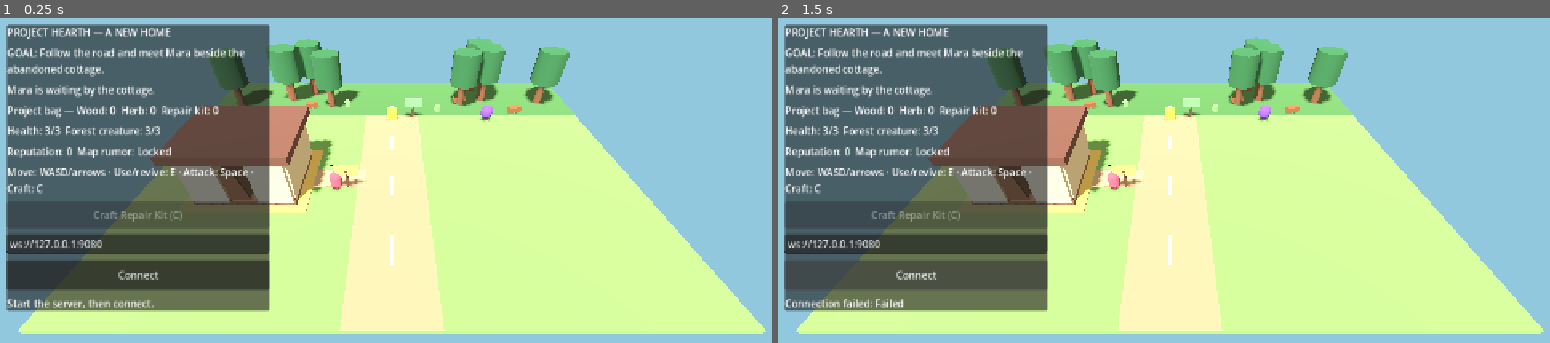
Above: before the commit, frames 1-2 (left to right).
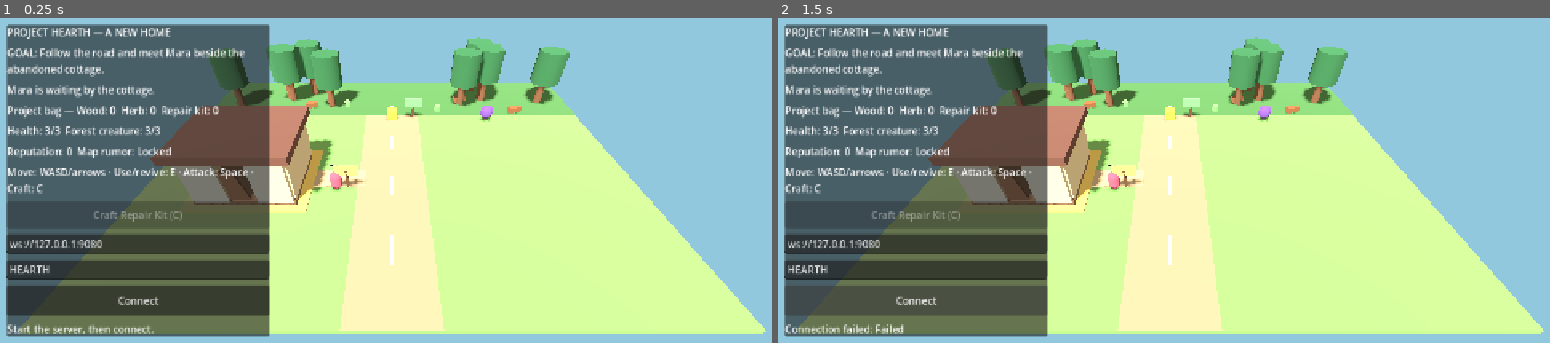
Above: after the commit, the same moments.

Repository: bayajitmohammed/project-hearth
Game: Godot game, scene res://main.tscn
Same seed, same stepped clock (60 frames per second), same inputs: the game is played once before the commit and once after it.
Inputs:
- Up to frame 1 (0.25 s): no input
- Up to frame 2 (1.5 s): tap Enter at 0.5 s; hold D (move_right) 0.53-1.25 s; tap Space (attack) at 0.6 s; tap C (craft) at 0.8 s; click "Connect" at 1.25 s

The runs differ from the first frame. In frame 1, 5.9% of the frame differs, in the area x 0-35%, y 76-99%; in frame 2, 5.8%.

Commit message:
Add room code and four-player gate

Diff:
--- a/scripts/main.gd
+++ b/scripts/main.gd
@@ -2,6 +2,8 @@
 
 const DEFAULT_PORT := 9080
 const SAVE_PATH := "user://slice_zero_world.json"
+const DEFAULT_ROOM_CODE := "HEARTH"
+const MAX_PLAYERS := 4
 const WorldStateModel = preload("res://scripts/world_state.gd")
 const GrayboxWorldBuilder = preload("res://scripts/graybox_world.gd")
 
@@ -14,6 +16,8 @@
 var is_server := false
 var client_connected := false
 var snapshot_accumulator := 0.0
+var save_path := SAVE_PATH
+var server_room_code := DEFAULT_ROOM_CODE
 
 var status_label: Label
 var objective_label: Label
@@ -22,6 +26,7 @@
 var combat_label: Label
 var world_change_label: Label
 var address_input: LineEdit
+var room_code_input: LineEdit
 var connect_button: Button
 var craft_button: Button
 var collectible_mesh: MeshInstance3D
@@ -43,9 +48,12 @@
 	multiplayer.server_disconnected.connect(_on_server_disconnected)
 
 	if "--server" in OS.get_cmdline_user_args():
+		save_path = _read_save_path_argument()
+		server_room_code = _read_room_argument()
 		_start_server(_read_port_argument())
 	else:
 		local_token = _load_or_create_player_token()
+		room_code_input.text = _read_room_argument()
 		var connect_address := _read_connect_argument()
 		if not connect_address.is_empty():
 			address_input.text = connect_address
@@ -95,10 +103,16 @@
 
 
 @rpc("any_peer", "call_remote", "reliable")
-func register_player(player_token: String) -> void:
+func register_player(player_token: String, requested_room_code: String) -> void:
 	if not is_server or player_token.is_empty():
 		return
 	var sender_id := multiplayer.get_remote_sender_id()
+	if requested_room_code.strip_edges().to_upper() != server_room_code:
+		registration_rejected.rpc_id(sender_id, "Room code not found")
+		return
+	if not peer_to_token.has(sender_id) and peer_to_token.size() >= MAX_PLAYERS:
+		registration_rejected.rpc_id(sender_id, "Room is full (maximum %d players)" % MAX_PLAYERS)
+		return
 	peer_to_token[sender_id] = player_token
 	peer_inputs[sender_id] = Vector2.ZERO
 	world_state.register_player(player_token)
@@ -154,6 +168,8 @@
 
 @rpc("authority", "call_remote", "unreliable_ordered", 1)
 func receive_snapshot(snapshot: Dictionary) -> void:
+	if client_connected and status_label.text == "Joining room…":
+		_status("Connected — follow the road toward the lost supplies")
 	var seen_tokens := {}
 	var positions: Dictionary = snapshot.get("positions", {})
 	for token: String in positions:
@@ -195,6 +211,15 @@
 	]
 
 
+@rpc("authority", "call_remote", "reliable")
+func registration_rejected(reason: String) -> void:
+	client_connected = false
+	multiplayer.multiplayer_peer = OfflineMultiplayerPeer.new()
+	connect_button.disabled = false
+	room_code_input.editable = true
+	_status(reason)
+
+
 func _start_server(port: int) -> void:
 	is_server = true
 	_load_world()
@@ -207,6 +232,7 @@
 	_status("Server listening on port %d" % port)
 	connect_button.visible = false
 	address_input.visible = false
+	room_code_input.visible = false
 
 
 func _connect_to_server() -> void:
@@ -223,9 +249,10 @@
 
 func _on_connected_to_server() -> void:
 	client_connected = true
-	_status("Connected — follow the road toward the lost supplies")
+	_status("Joining room…")
 	connect_button.disabled = true
-	register_player.rpc_id(1, local_token)
+	room_code_input.editable = false
+	register_player.rpc_id(1, local_token, room_code_input.text)
 
 
 func _on_connection_failed() -> void:
@@ -272,19 +299,20 @@
 		"creature_defeated": world_state.creature_defeated,
 		"reputation": world_state.reputation,
 		"map_rumor_unlocked": world_state.map_rumor_unlocked,
+		"room_code": server_room_code,
 	}
 
 
 func _save_world() -> void:
-	var file := FileAccess.open(SAVE_PATH, FileAccess.WRITE)
+	var file := FileAccess.open(save_path, FileAccess.WRITE)
 	if file != null:
 		file.store_string(JSON.stringify(world_state.to_dictionary()))
 
 
 func _load_world() -> void:
-	if not FileAccess.file_exists(SAVE_PATH):
-		return
-	var file := FileAccess.open(SAVE_PATH, FileAccess.READ)
+	if not FileAccess.file_exists(save_path):
+		return
+	var file := FileAccess.open(save_path, FileAccess.READ)
 	if file == null:
 		return
 	var parsed = JSON.parse_string(file.get_as_text())
@@ -317,6 +345,24 @@
 		if argument.begins_with("--connect="):
 			return argument.trim_prefix("--connect=")
 	return ""
+
+
+func _read_room_argument() -> String:
+	for argument: String in OS.get_cmdline_user_args():
+		if argument.begins_with("--room="):
+			var requested := argument.trim_prefix("--room=").strip_edges().to_upper()
+			if not requested.is_empty():
+				return requested
+	return DEFAULT_ROOM_CODE
+
+
+func _read_save_path_argument() -> String:
+	for argument: String in OS.get_cmdline_user_args():
+		if argument.begins_with("--save-file="):
+			var requested := argument.trim_prefix("--save-file=").strip_edges()
+			if not requested.is_empty():
+				return requested
+	return SAVE_PATH
 
 
 func _build_world() -> void:
@@ -383,6 +429,11 @@
 	address_input.text = "ws://127.0.0.1:%d" % DEFAULT_PORT
 	address_input.placeholder_text = "Server address"
 	content.add_child(address_input)
+	room_code_input = LineEdit.new()
+	room_code_input.text = DEFAULT_ROOM_CODE
+	room_code_input.placeholder_text = "Room code"
+	room_code_input.max_length = 16
+	content.add_child(room_code_input)
 	connect_button = Button.new()
 	connect_button.text = "Connect"
 	connect_button.custom_minimum_size.y = 48.0
Not shown, changed: README.md
